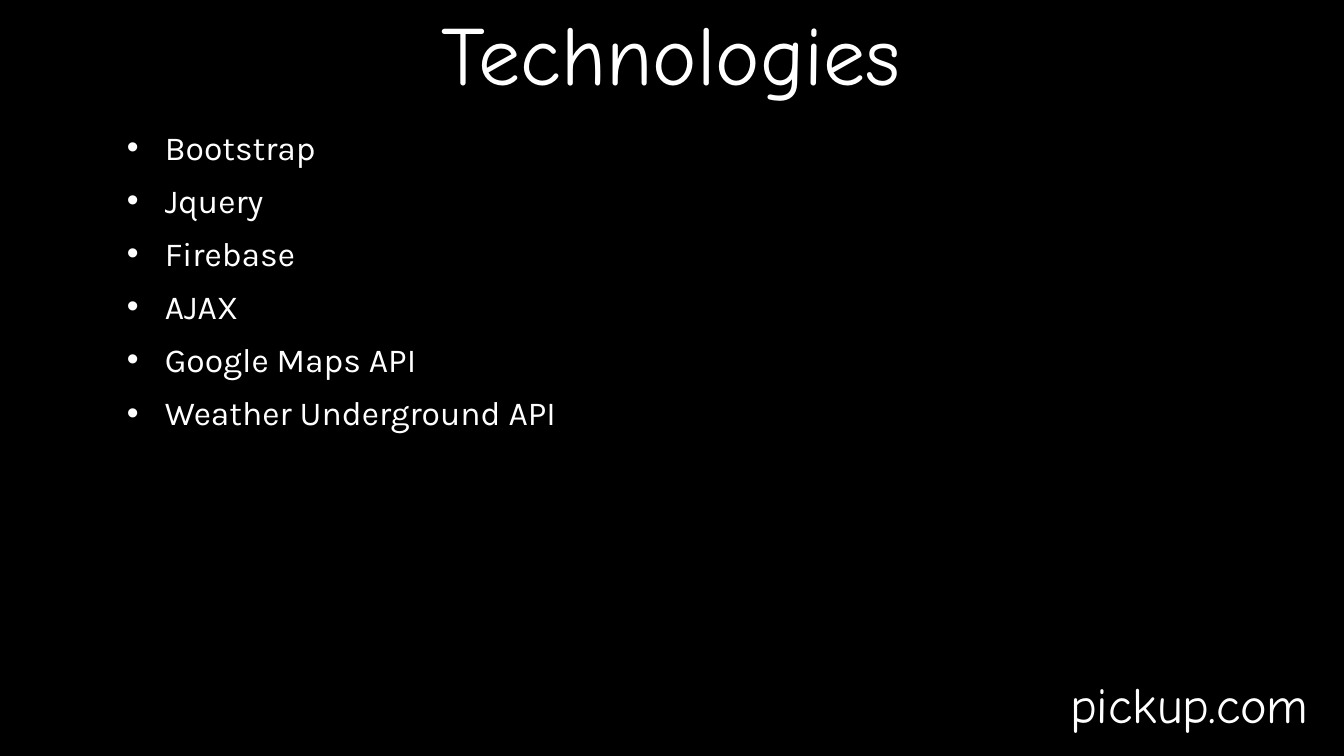
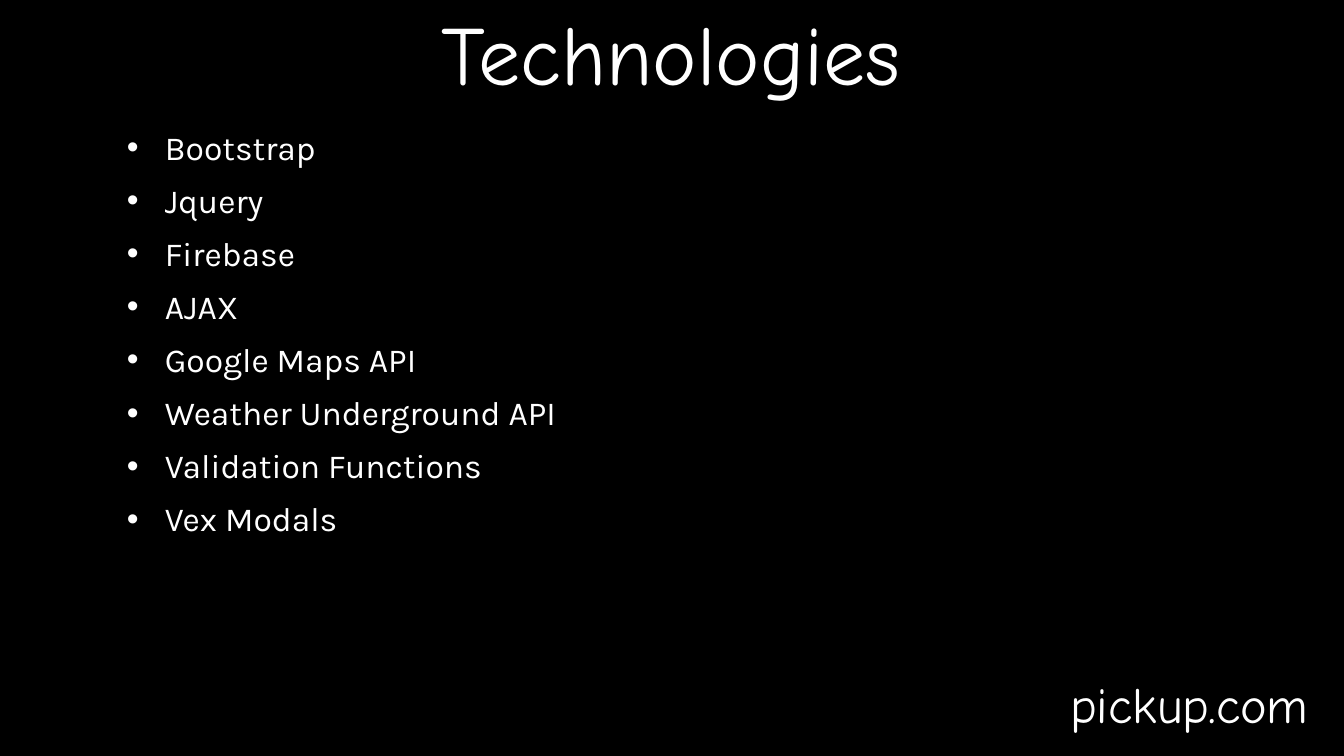
Before and after one commit to dsuare1/gp1, a slide deck: slide 5 of powerpoint/pickup.pptx. Drawn at 1344x756 pixels with LibreOffice and Linux fonts; fonts in the diff are those of the drawing; background and template pictures are left out. Boxes give left, top, right and bottom in pixels: in the first picture for what was removed or moved away, otherwise in the second. Text is boxed around its words. In the diff, an @@ line names an element or a change of style, - is before the commit and + after.

Commit message:
updated technologies with vex modals & validation functions

```diff
--- a/powerpoint/pickup.pptx
+++ b/powerpoint/pickup.pptx
@@ text at bbox=[165, 455, 482, 532]: paragraphs added @@
+• Validation Functions
+• Vex Modals
```
Also in this commit, not shown: 1 other slide changed.
